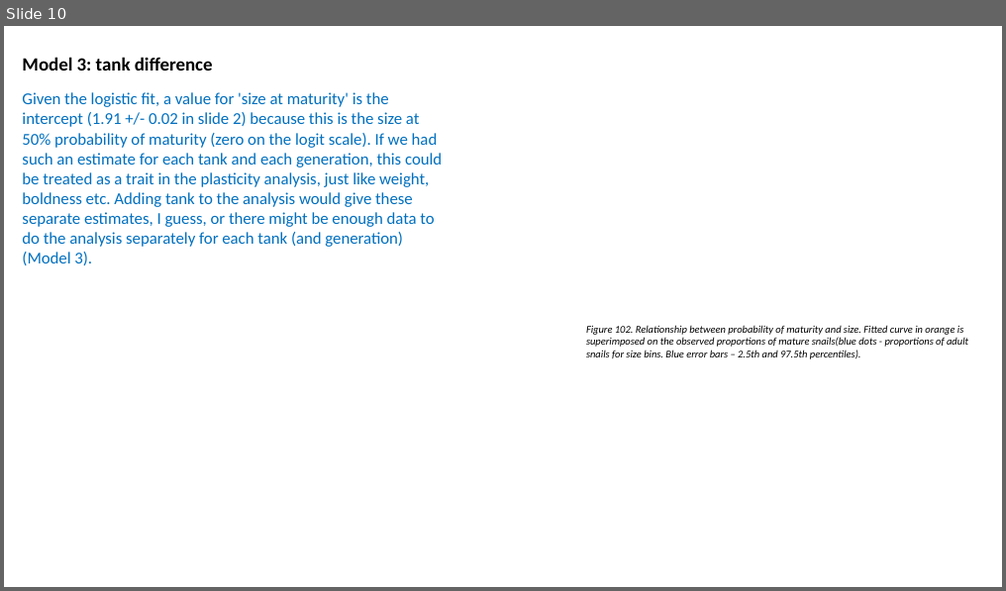
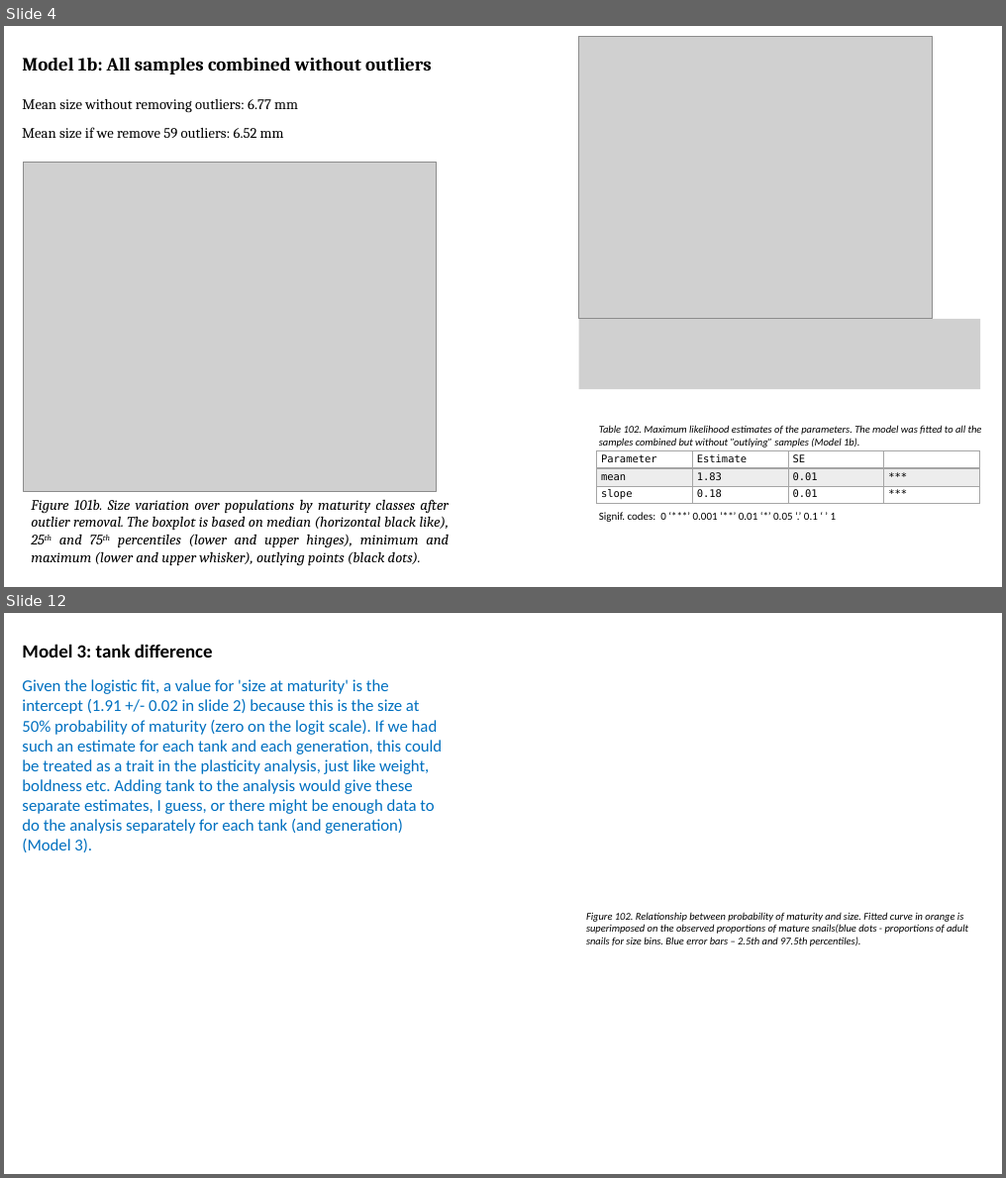
Before and after one commit to sam0per/Littorina_CZ_offspring, a slide deck: docs/Littorina_offspring_size_maturity.pptx. Shown one above the other, each under a label of ours: slide 10 before the commit, slides 4 and 12 after it; the slides between them are not shown. The pictures are 1006x591 and 1006x1178 pixels, drawn with LibreOffice and Linux fonts; fonts in the diff are those of the drawing; grey boxes stand for pictures. Boxes give left, top, right and bottom in pixels: in the first picture for what was removed or moved away, otherwise in the second. Text is boxed around its words. In the diff, an @@ line names an element or a change of style, - is before the commit and + after.

Commit message:
size at maturity sex and generation models

```diff
--- a/docs/Littorina_offspring_size_maturity.pptx
+++ b/docs/Littorina_offspring_size_maturity.pptx
@@ slide 4 added at (x1=4, y1=26, x2=1002, y2=587), background #FFFFFF @@
@@ picture added at (x1=579, y1=37, x2=933, y2=319) @@
@@ text added at (x1=22, y1=58, x2=432, y2=75), 18 pt, text #000000, bold @@
+Model 1b: All samples combined without outliers
@@ text added at (x1=22, y1=99, x2=298, y2=113), 14 pt, text #000000 @@
+Mean size without removing outliers: 6.77 mm
@@ text added at (x1=22, y1=127, x2=284, y2=138), 14 pt, text #000000 @@
+Mean size if we remove 59 outliers: 6.52 mm
@@ picture added at (x1=24, y1=163, x2=436, y2=492) @@
@@ picture added at (x1=579, y1=319, x2=981, y2=389) @@
@@ text added at (x1=599, y1=425, x2=982, y2=448), 10 pt, text #000000, italic @@
+Table 102. Maximum likelihood estimates of the parameters. The model was fitted to all the samples combined but without ”outlying” samples (Model 1b).
@@ table added at (x1=597, y1=452, x2=980, y2=504), 3 rows, 4 columns @@
+Parameter | Estimate | SE | 
+mean | 1.83 | 0.01 | ***
+slope | 0.18 | 0.01 | ***
@@ text added at (x1=31, y1=499, x2=450, y2=567), 14 pt, text #000000, italic @@
+Figure 101b. Size variation over populations by maturity classes after outlier removal. The boxplot is based on median (horizontal black like), 25th and 75th percentiles (lower and upper hinges), minimum and maximum (lower and upper whisker), outlying points (black dots).
@@ text added at (x1=599, y1=512, x2=837, y2=522), 10.5 pt, text #000000 @@
+Signif. codes: 0 ‘***’ 0.001 ‘**’ 0.01 ‘*’ 0.05 ‘.’ 0.1 ‘ ’ 1
@@ what was slide 10 is now slide 12 @@
```
Also in this commit, not shown: 7 slides changed, 3 other slides added, 2 slides removed, 2 other files.
